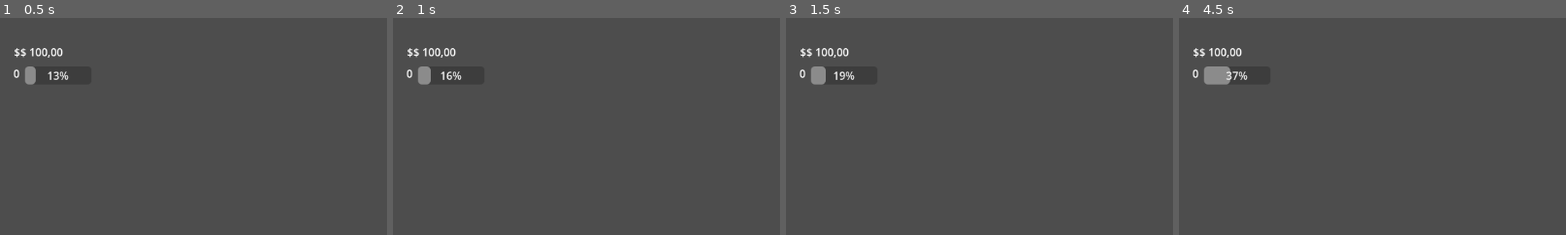
Above: before the commit, frames 1-4 (left to right).
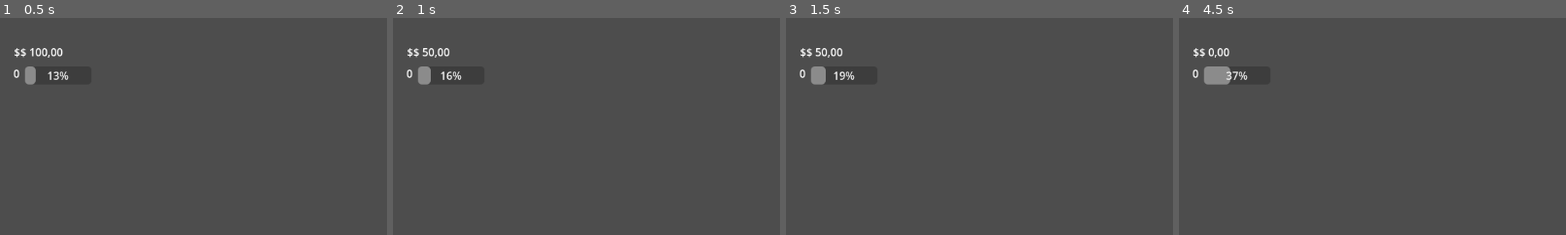
Above: after the commit, the same moments.

Repository: Pinais/backpackBands
Game: Godot game, scene res://recursos.tscn
Two runs of this game, one before a commit and one after it. Both use one fixed random seed, a clock stepped at 60 frames per second and the inputs below.
Inputs (mouse positions are % of the whole screen's width and height, from its top left):
- Up to frame 1 (0.5 s): no input
- Up to frame 2 (1 s): move the mouse to (72, 45) at 0.52 s; click (72, 45) at 0.6 s; right-click (72, 45) at 0.8 s
- Up to frame 3 (1.5 s): move the mouse to (30, 55) at 1.27 s; right-click (30, 55) at 1.35 s
- Up to frame 4 (4.5 s): click (30, 55) at 1.55 s; move the mouse to (60, 28) at 2.02 s; click (60, 28) at 2.1 s; right-click (60, 28) at 2.3 s; move the mouse to (45, 70) at 2.77 s; right-click (45, 70) at 2.85 s; click (45, 70) at 3.05 s; move the mouse to (80, 65) at 3.52 s; click (80, 65) at 3.6 s; right-click (80, 65) at 3.8 s; move the mouse to (20, 35) at 4.27 s; right-click (20, 35) at 4.35 s
The pictures show only the part of the screen within x 0-50%, y 0-50%; the shares and areas given below are measured in that part.

Frame 1 is identical in both runs. In frame 2, 0.1% of the frame differs, in the area x 7-17%, y 13-19%; in frame 3, 0.1%; in frame 4, 0.2%.

Commit message:
Regra de Negócio: UI:: Pinais

Diff:
--- a/Recursos.gd
+++ b/Recursos.gd
@@ -22,12 +22,20 @@
 func _process(delta):
 	if int(delta)%7 == 0:
 		add_experience(1)
+	if Input.is_action_just_pressed("mb1"):
+		add_money(100)
+	elif Input.is_action_just_pressed("mb2"):
+		add_money(-150)
 
 
 func add_money(amount:int):
-	money += amount
-	var aux = money_string % str(money)
-	money_label.text = aux
+	var temp = money + amount
+	if temp >= 0:
+		money = temp
+		var aux = money_string % str(money)
+		money_label.text = aux
+	else:
+		print("Can't buy that")
 
 
 func add_experience(amount:int):
--- a/project.godot
+++ b/project.godot
@@ -14,3 +14,16 @@
 run/main_scene="res://recursos.tscn"
 config/features=PackedStringArray("4.2", "Forward Plus")
 config/icon="res://icon.svg"
+
+[input]
+
+mb1={
+"deadzone": 0.5,
+"events": [Object(InputEventMouseButton,"resource_local_to_scene":false,"resource_name":"","device":-1,"window_id":0,"alt_pressed":false,"shift_pressed":false,"ctrl_pressed":false,"meta_pressed":false,"button_mask":0,"position":Vector2(0, 0),"global_position":Vector2(0, 0),"factor":1.0,"button_index":1,"canceled":false,"pressed":false,"double_click":false,"script":null)
+]
+}
+mb2={
+"deadzone": 0.5,
+"events": [Object(InputEventMouseButton,"resource_local_to_scene":false,"resource_name":"","device":-1,"window_id":0,"alt_pressed":false,"shift_pressed":false,"ctrl_pressed":false,"meta_pressed":false,"button_mask":0,"position":Vector2(0, 0),"global_position":Vector2(0, 0),"factor":1.0,"button_index":2,"canceled":false,"pressed":false,"double_click":false,"script":null)
+]
+}
